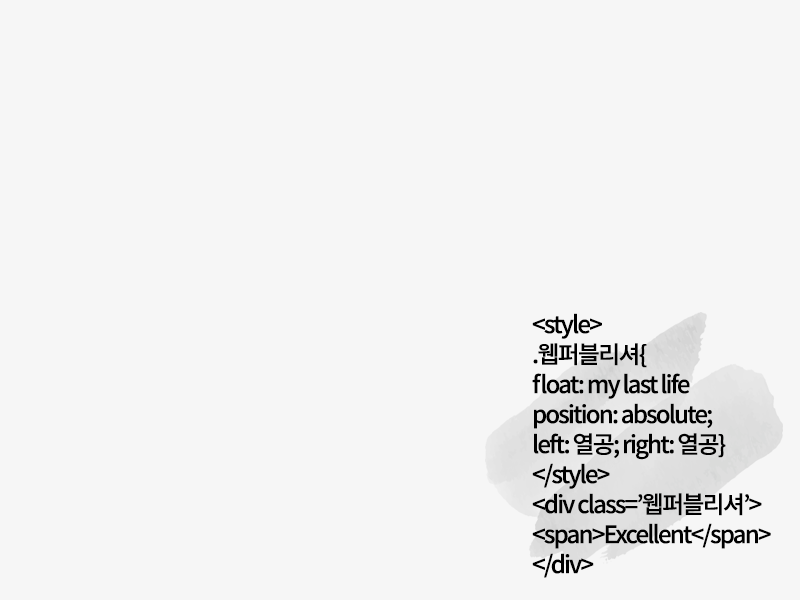
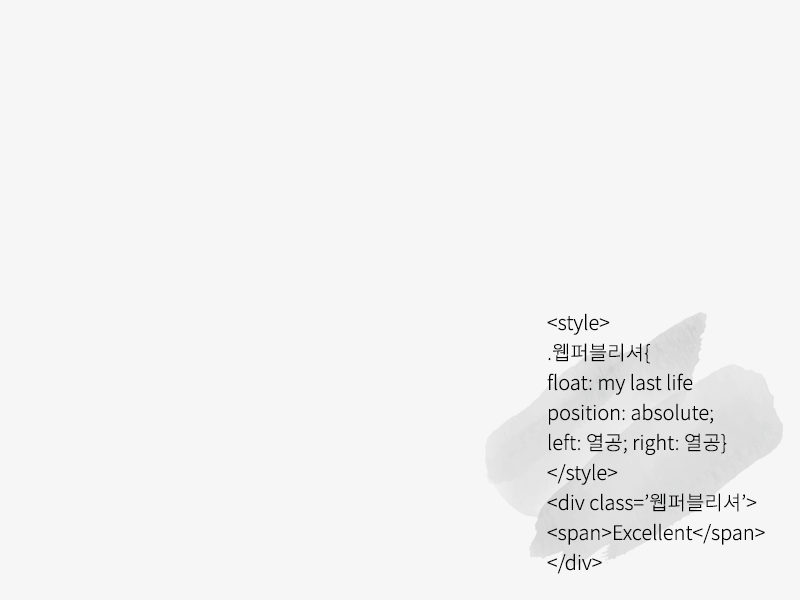
Layers edited between the first and the second 800 × 600 image:
painted on "<style> .웹퍼블리셔{ float: my last life position: absolute; left:" over [left=532, top=313, right=771, bottom=578]
